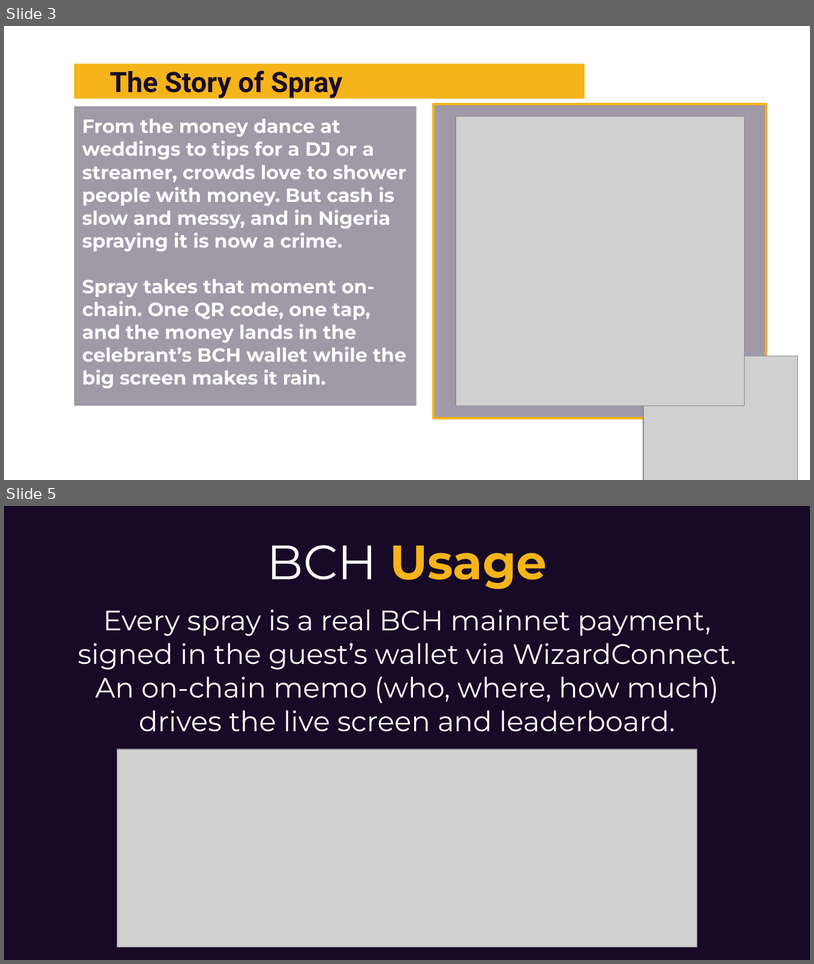
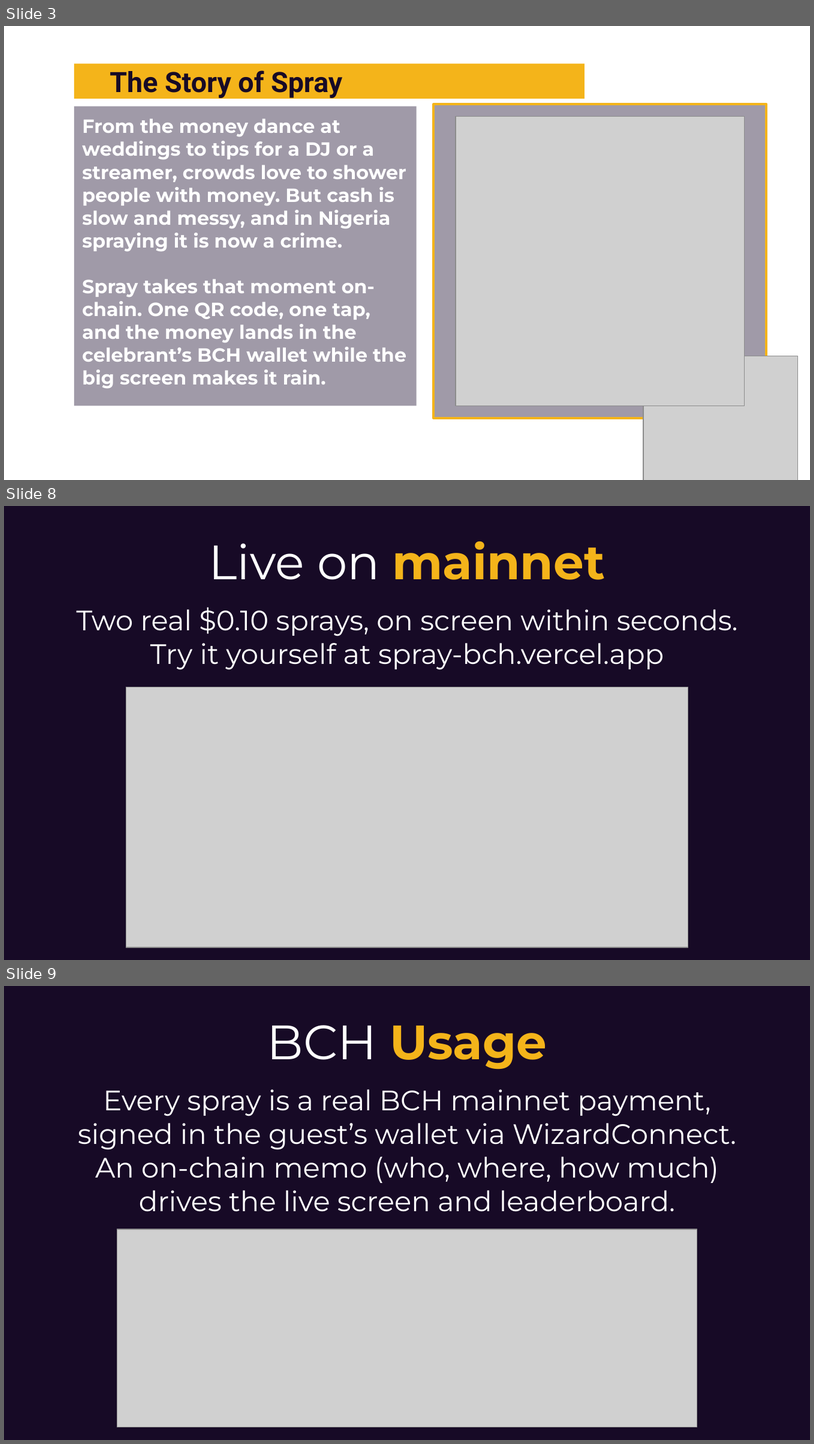
Before and after one commit to blockchaincali/spray, a slide deck: docs/Spray-BLAZE-2026.pptx. Shown one above the other, each under a label of ours: slides 3 and 5 before the commit, slides 3, 8 and 9 after it; the slides between them are not shown. The pictures are 814x964 and 814x1444 pixels, drawn with LibreOffice and Linux fonts; fonts in the diff are those of the drawing; grey boxes stand for pictures; background and template pictures are left out. Boxes give left, top, right and bottom in pixels: in the first picture for what was removed or moved away, otherwise in the second. Text is boxed around its words. In the diff, an @@ line names an element or a change of style, - is before the commit and + after.

```diff
--- a/docs/Spray-BLAZE-2026.pptx
+++ b/docs/Spray-BLAZE-2026.pptx
@@ slide 8 added at (4,506,810,960), background picture (left out) @@
@@ text added at (77,541,738,670), 25 pt, text #FFFFFF @@
+Live on mainnet
+Two real $0.10 sprays, on screen within seconds.
+Try it yourself at spray-bch.vercel.app
@@ picture added at (126,687,688,947) @@
@@ what was slide 5 is now slide 9 @@
```
Also in this commit, not shown: 6 other slides added, 1 other file.
